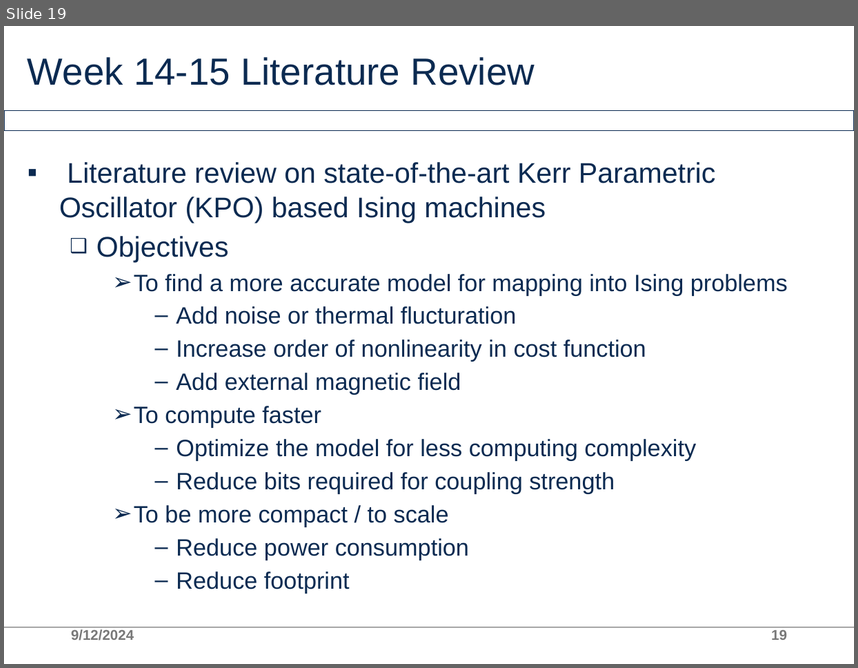
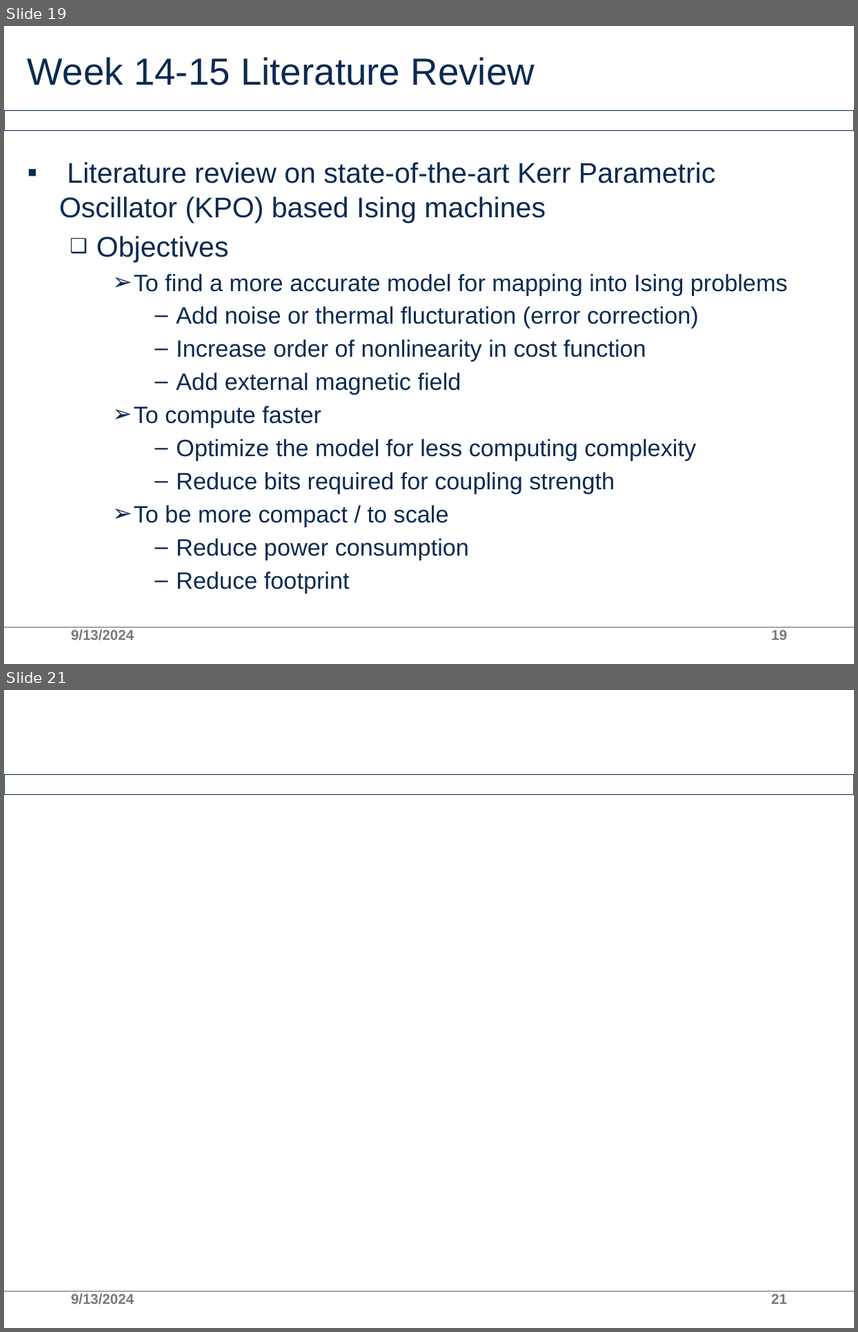
Before and after one commit to AllInCoffee/WHK_workplace, a slide deck: progress.pptx. Shown one above the other, each under a label of ours: slide 19 before the commit, slides 19 and 21 after it; the slides between them are not shown. The pictures are 858x668 and 858x1332 pixels, drawn with LibreOffice and Linux fonts; fonts in the diff are those of the drawing; grey boxes stand for pictures; background and template pictures are left out. Boxes give left, top, right and bottom in pixels: in the first picture for what was removed or moved away, otherwise in the second. Text is boxed around its words. In the diff, an @@ line names an element or a change of style, - is before the commit and + after.

```diff
--- a/progress.pptx
+++ b/progress.pptx
@@ slide 21 added at bbox=[4, 690, 854, 1328], background #FFFFFF; not listed: 2 template elements that a slide beside it also shows @@
@@ text added at bbox=[71, 1293, 134, 1304], 12 pt, text #797979 @@
+9/13/2024
@@ page number added at bbox=[771, 1294, 787, 1303], 12 pt, text #797979 @@
+21
@@ slide 19 changed as well @@
@@ text at bbox=[176, 306, 699, 328]: text changed @@
-      – Add noise or thermal flucturation
+      – Add noise or thermal flucturation (error correction)
@@ text at bbox=[71, 629, 134, 640]: text changed @@
-9/12/2024
+9/13/2024
```
Also in this commit, not shown: 17 other slides changed, 3 other slides added, 1 other file.
